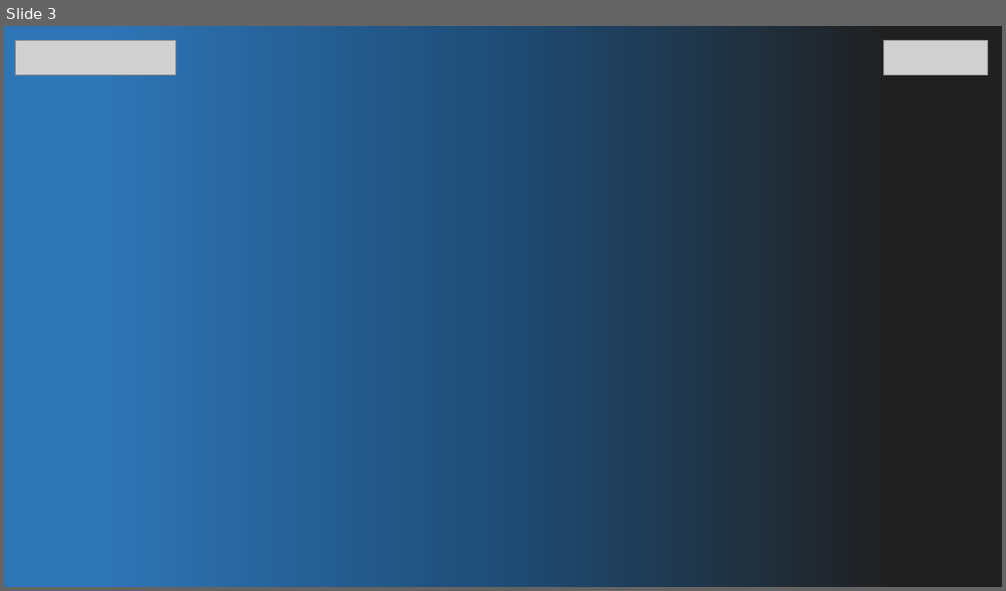
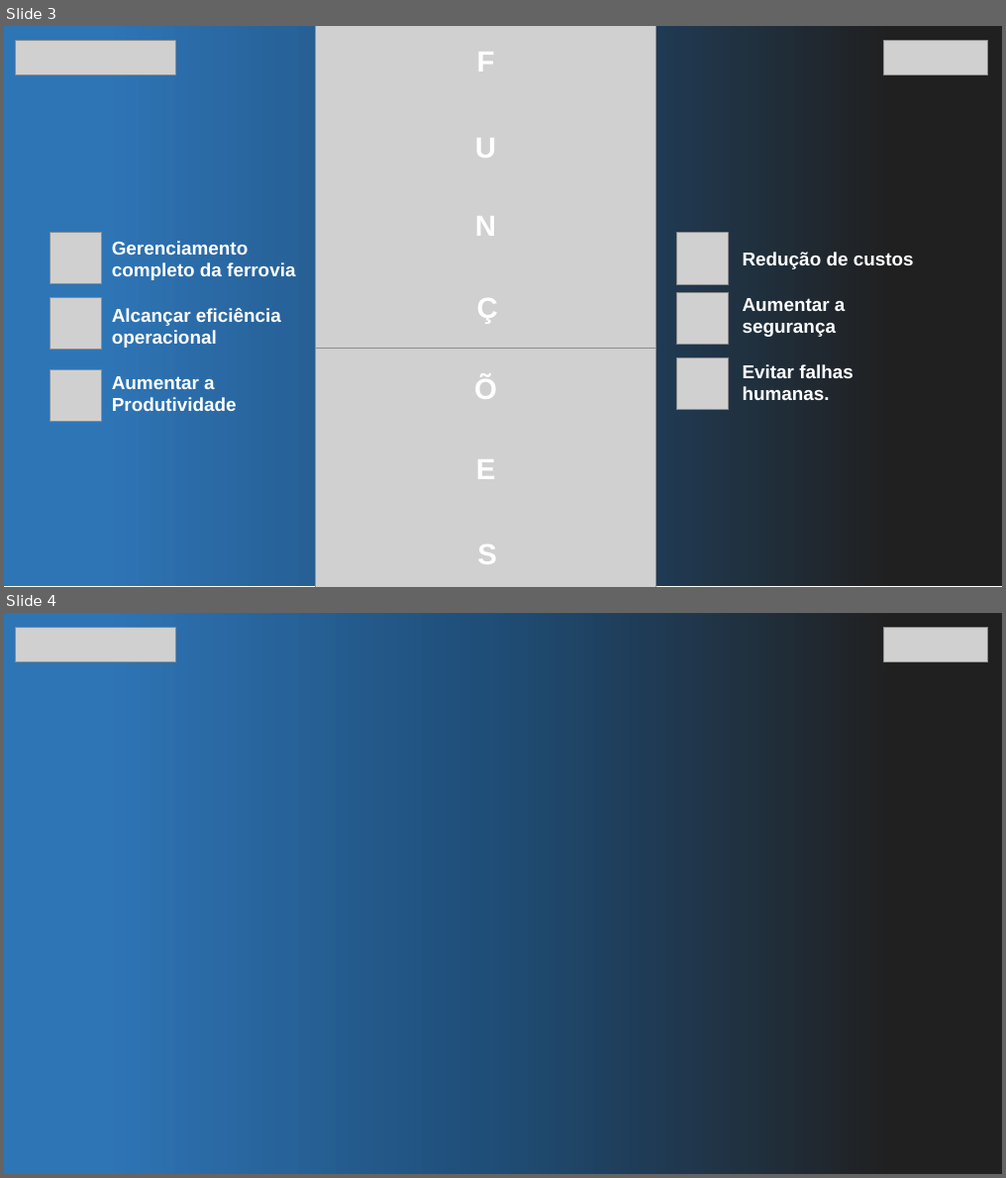
Before and after one commit to joaopaludo/RailWise, a slide deck: docs/Apresentação.pptx. Shown one above the other, each under a label of ours: slide 3 before the commit, slides 3 and 4 after it. The pictures are 1006x591 and 1006x1178 pixels, drawn with LibreOffice and Linux fonts; fonts in the diff are those of the drawing; grey boxes stand for pictures. Boxes give left, top, right and bottom in pixels: in the first picture for what was removed or moved away, otherwise in the second. Text is boxed around its words. In the diff, an @@ line names an element or a change of style, - is before the commit and + after.

```diff
--- a/docs/Apresentação.pptx
+++ b/docs/Apresentação.pptx
@@ slide 3 added at (4,26,1002,587), background #FFFFFF @@
@@ rectangle added at (4,26,1002,586), fill gradient #2E75B6 to #1F4E79 to #202020 @@
@@ picture added at (15,40,175,76) @@
@@ picture added at (316,26,656,359) @@
@@ text added at (477,52,495,72), 28 pt, text #FFFFFF, bold @@
+F
@@ picture added at (884,40,988,76) @@
@@ text added at (475,138,496,158), 28 pt, text #FFFFFF, bold @@
+U
@@ picture added at (50,232,101,283) @@
@@ text added at (475,216,496,236), 28 pt, text #FFFFFF, bold @@
+N
@@ picture added at (677,233,729,284) @@
@@ text added at (112,241,295,411), 18 pt, text #FFFFFF, bold @@
+Gerenciamento completo da ferrovia
+Alcançar eficiência operacional
+Aumentar a Produtividade
@@ text added at (743,252,914,400), 18 pt, text #FFFFFF, bold @@
+Redução de custos
+Aumentar a segurança
+Evitar falhas humanas.
@@ picture added at (677,292,729,344) @@
@@ picture added at (50,297,101,350) @@
@@ text added at (477,298,498,324), 28 pt, text #FFFFFF, bold @@
+Ç
@@ picture added at (316,349,656,587) @@
@@ picture added at (50,370,101,421) @@
@@ text added at (474,376,497,399), 28 pt, text #FFFFFF, bold @@
+Õ
@@ picture added at (677,359,729,410) @@
@@ text added at (476,460,496,479), 28 pt, text #FFFFFF, bold @@
+E
@@ text added at (477,545,497,565), 28 pt, text #FFFFFF, bold @@
+S
@@ what was slide 3 is now slide 4 @@
```
Also in this commit, not shown: 1 other slide added, 1 slide removed.
